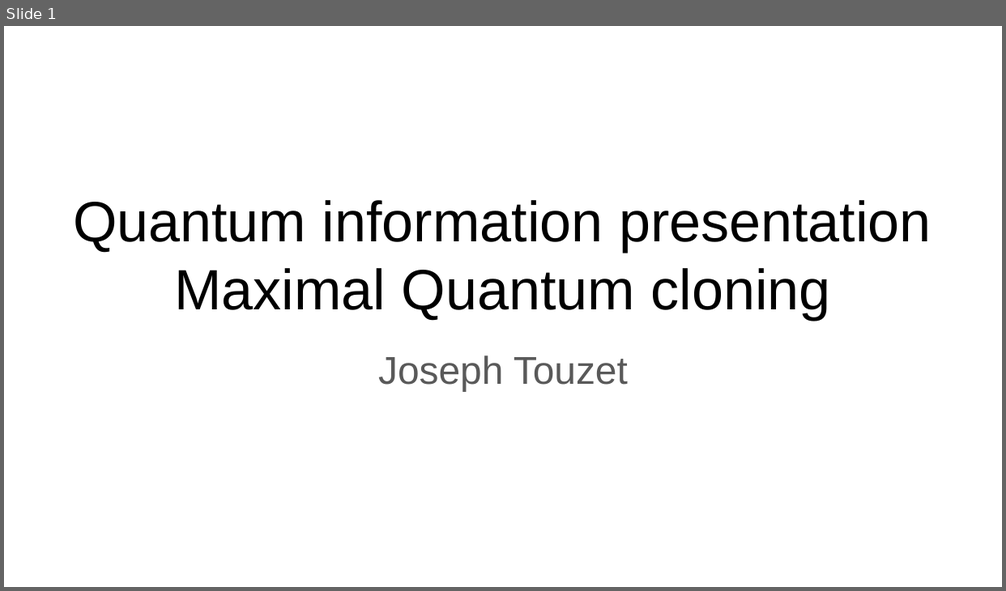
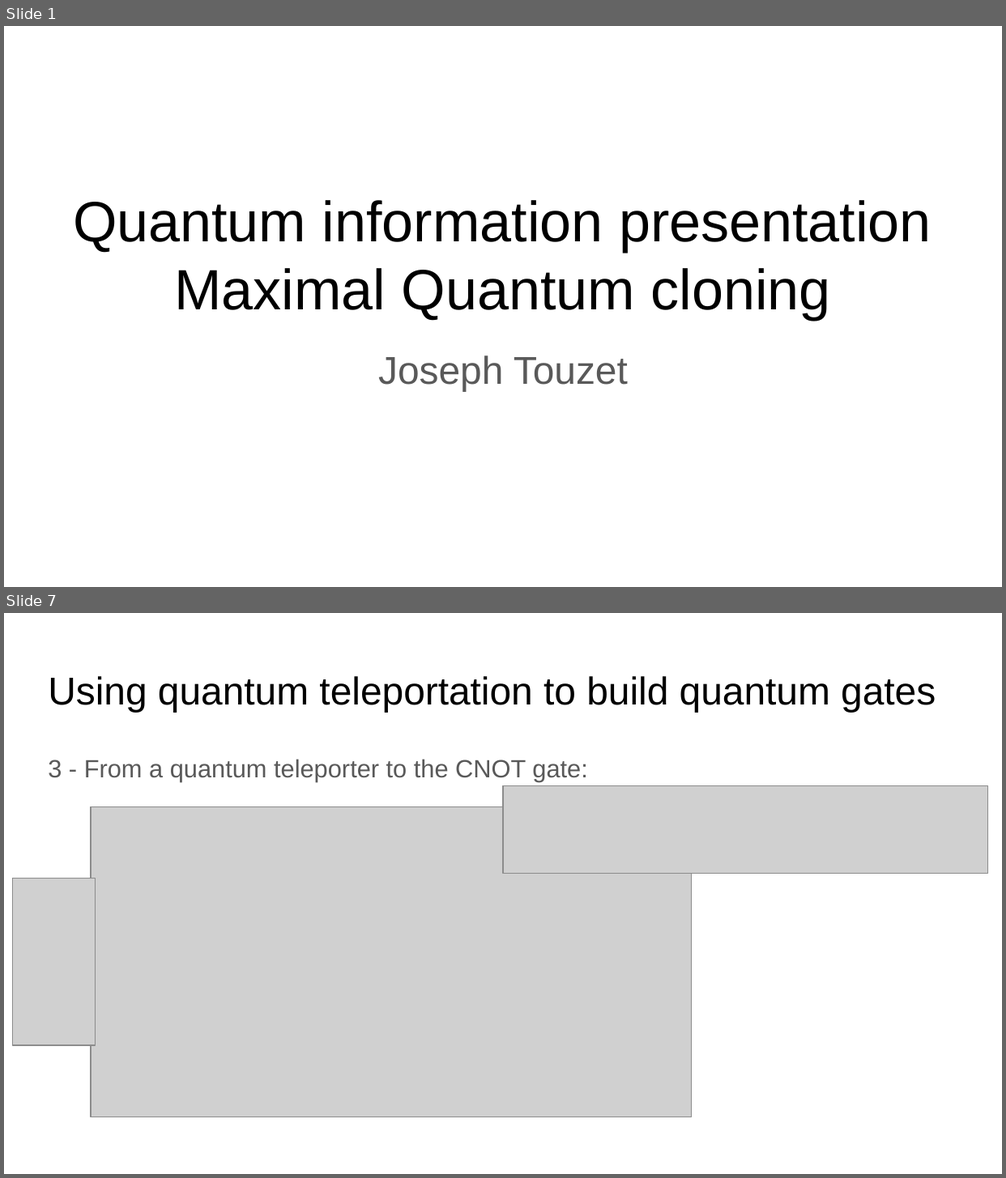
Before and after one commit to jolatechno/cours-ENS, a slide deck: cours/M2/info_quantique/presentation/presentation_quantum_information.odp. Shown one above the other, each under a label of ours: slide 1 before the commit, slides 1 and 7 after it; the slides between them are not shown. The pictures are 1006x591 and 1006x1178 pixels, drawn with LibreOffice and Linux fonts; fonts in the diff are those of the drawing; grey boxes stand for pictures. Boxes give left, top, right and bottom in pixels: in the first picture for what was removed or moved away, otherwise in the second. Text is boxed around its words. In the diff, an @@ line names an element or a change of style, - is before the commit and + after.

```diff
--- a/cours/M2/info_quantique/presentation/presentation_quantum_information.odp
+++ b/cours/M2/info_quantique/presentation/presentation_quantum_information.odp
@@ slide 7 added at (4,613,1002,1174), background #FFFFFF @@
@@ title added at (48,676,936,712), 28 pt, text #000000 @@
+Using quantum teleportation to build quantum gates
@@ text added at (48,759,587,782), 18 pt, text #595959 @@
+3 - From a quantum teleporter to the CNOT gate:
@@ picture added at (91,807,692,1117) @@
@@ picture added at (503,786,988,874) @@
@@ picture added at (13,879,96,1045) @@
```
Also in this commit, not shown: 12 other slides added, 2 slides removed, 5 other files.
